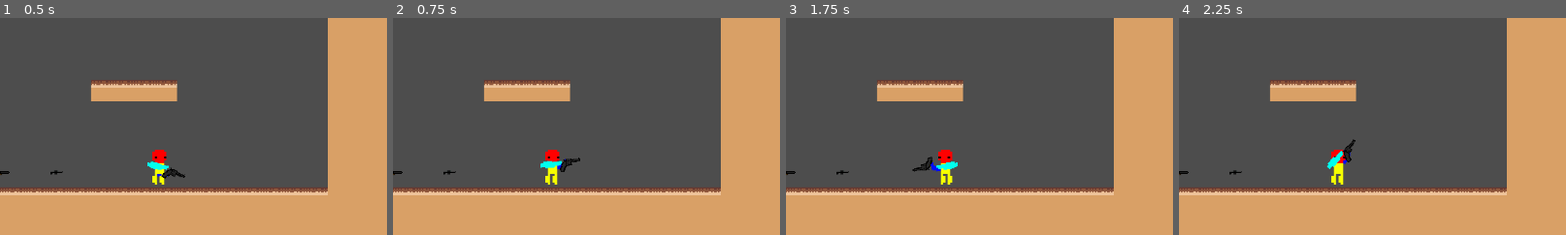
Above: before the commit, frames 1-4 (left to right).
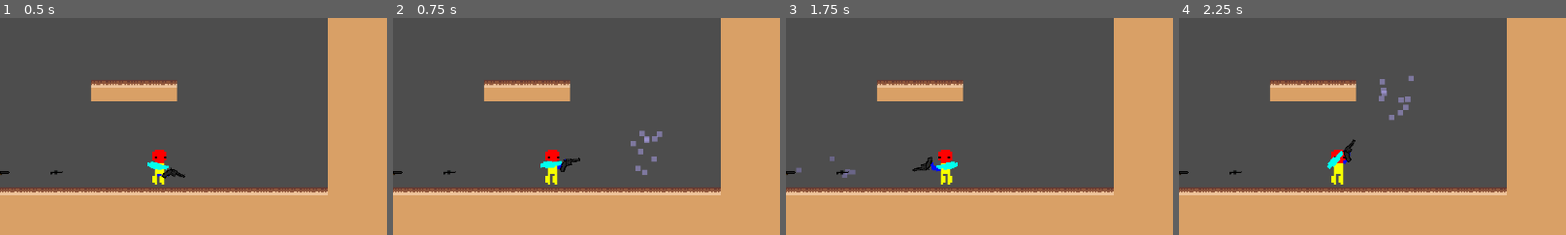
Above: after the commit, the same moments.

Repository: UVASGD/spring-2024-ricochet
Game: Godot game, scene res://scenes/world.tscn
The game is run twice, just before and just after one commit, with the same random seed, the same clock (stepped at 60 frames per second) and the same inputs.
Inputs (mouse positions are % of the whole screen's width and height, from its top left):
- Up to frame 1 (0.5 s): no input
- Up to frame 2 (0.75 s): tap Enter (ui_accept) at 0.5 s; move the mouse to (72, 45) at 0.52 s; hold Right (ui_right) from 0.53 s (still down); click (72, 45) at 0.6 s
- Up to frame 3 (1.75 s): keep holding Right (ui_right); tap Enter (ui_accept) at 0.77, 1.25, 1.52 s; move the mouse to (30, 55) at 1.27 s; tap S (Pickup) at 1.35 s; click (30, 55) at 1.55 s
- Up to frame 4 (2.25 s): tap Enter (ui_accept) at 2 s; move the mouse to (60, 28) at 2.02 s; release Right (ui_right) at 2.03 s; hold Left (ui_left) from 2.03 s (still down); click (60, 28) at 2.1 s
The pictures show only the part of the screen within x 29-79%, y 16-66%; the shares and areas given below are measured in that part.

Frame 1 is identical in both runs. In frame 2, 0.3% of the frame differs, in the area x 61-70%, y 51-73%; in frame 3, 0.1%; in frame 4, 0.4%, in the area x 51-61%, y 26-48%.

Commit message:
add particles to player

Diff:
--- /dev/null
+++ b/scenes/gunfire_particle.tscn
@@ -0,0 +1,99 @@
+[gd_scene load_steps=9 format=3 uid="uid://cj17dpxt4mbml"]
+
+[sub_resource type="Gradient" id="Gradient_2pwja"]
+colors = PackedColorArray(1, 1, 1, 1, 0.478431, 0.384314, 1, 0)
+
+[sub_resource type="GradientTexture1D" id="GradientTexture1D_mcpch"]
+gradient = SubResource("Gradient_2pwja")
+
+[sub_resource type="Curve" id="Curve_nmqj5"]
+_data = [Vector2(0, 1), 0.0, 0.0, 0, 0, Vector2(0.608434, 1), 0.0, 0.0, 0, 0, Vector2(1, 0), 0.0, 0.0, 0, 0]
+point_count = 3
+
+[sub_resource type="CurveTexture" id="CurveTexture_jlyve"]
+curve = SubResource("Curve_nmqj5")
+
+[sub_resource type="ParticleProcessMaterial" id="ParticleProcessMaterial_a7a0q"]
+emission_shape = 1
+emission_sphere_radius = 1.0
+particle_flag_disable_z = true
+spread = 20.0
+flatness = 0.08
+gravity = Vector3(0, 0, 0)
+initial_velocity_min = 229.58
+initial_velocity_max = 488.6
+orbit_velocity_min = 0.0
+orbit_velocity_max = 0.0
+scale_min = 4.0
+scale_max = 4.0
+scale_curve = SubResource("CurveTexture_jlyve")
+color_ramp = SubResource("GradientTexture1D_mcpch")
+anim_speed_max = 3.37
+
+[sub_resource type="Animation" id="Animation_klsro"]
+length = 0.001
+tracks/0/type = "value"
+tracks/0/imported = false
+tracks/0/enabled = true
+tracks/0/path = NodePath(".:emitting")
+tracks/0/interp = 1
+tracks/0/loop_wrap = true
+tracks/0/keys = {
+"times": PackedFloat32Array(0),
+"transitions": PackedFloat32Array(1),
+"update": 1,
+"values": [false]
+}
+
+[sub_resource type="Animation" id="Animation_q7env"]
+resource_name = "default"
+length = 2.0
+tracks/0/type = "value"
+tracks/0/imported = false
+tracks/0/enabled = true
+tracks/0/path = NodePath(".:emitting")
+tracks/0/interp = 1
+tracks/0/loop_wrap = true
+tracks/0/keys = {
+"times": PackedFloat32Array(0),
+"transitions": PackedFloat32Array(1),
+"update": 1,
+"values": [true]
+}
+tracks/1/type = "method"
+tracks/1/imported = false
+tracks/1/enabled = true
+tracks/1/path = NodePath(".")
+tracks/1/interp = 1
+tracks/1/loop_wrap = true
+tracks/1/keys = {
+"times": PackedFloat32Array(2),
+"transitions": PackedFloat32Array(1),
+"values": [{
+"args": [],
+"method": &"queue_free"
+}]
+}
+
+[sub_resource type="AnimationLibrary" id="AnimationLibrary_ojns1"]
+_data = {
+"RESET": SubResource("Animation_klsro"),
+"default": SubResource("Animation_q7env")
+}
+
+[node name="gunfire_particle" type="GPUParticles2D"]
+emitting = false
+amount = 10
+process_material = SubResource("ParticleProcessMaterial_a7a0q")
+lifetime = 0.25
+one_shot = true
+explosiveness = 1.0
+randomness = 0.5
+trail_sections = 2
+trail_section_subdivisions = 1
+
+[node name="AnimationPlayer" type="AnimationPlayer" parent="."]
+autoplay = "default"
+libraries = {
+"": SubResource("AnimationLibrary_ojns1")
+}
--- a/scenes/player.tscn
+++ b/scenes/player.tscn
@@ -99,6 +99,9 @@
 [node name="Gun2" parent="CharacterBody2D/Pivot" instance=ExtResource("5_dfevr")]
 position = Vector2(15, 0)
 
+[node name="Nozzle" type="Node2D" parent="CharacterBody2D/Pivot/Gun2"]
+position = Vector2(9, -1)
+
 [connection signal="area_entered" from="CharacterBody2D/PlayerPickupArea" to="CharacterBody2D/Pivot" method="_on_pickup_area_area_entered"]
 [connection signal="area_exited" from="CharacterBody2D/PlayerPickupArea" to="CharacterBody2D/Pivot" method="_on_player_pickup_area_area_exited"]
 [connection signal="gun_changed" from="CharacterBody2D/Pivot" to="CharacterBody2D" method="_on_gun_changed"]
--- a/scripts/Gun.gd
+++ b/scripts/Gun.gd
@@ -3,6 +3,7 @@
 @onready var killRayCast := $Gun2/KillRayCast2D
 @onready var gunSprite := $Gun2/GunSprite
 @onready var pickupIcon := $"../PlayerPickupArea/PickupIcon"
+@onready var nozzle := $"Gun2/Nozzle"
 
 var pickupableItem = null
 
@@ -27,8 +28,11 @@
 func _process(delta):
 	look_at(get_global_mouse_position())
 	var hit_collider : Object = killRayCast.get_collider()
-	if hit_collider and hit_collider.name == "Enemy":
-		if Input.is_action_just_pressed("Shoot"):
+	if Input.is_action_just_pressed("Shoot"):
+		var particle_instance = load("res://scenes/gunfire_particle.tscn").instantiate()
+		add_child(particle_instance)
+		particle_instance.global_position = nozzle.global_position
+		if hit_collider and hit_collider.name == "Enemy":
 			print("enemy killed")
 
 	if Input.is_action_just_pressed("Swap"):
